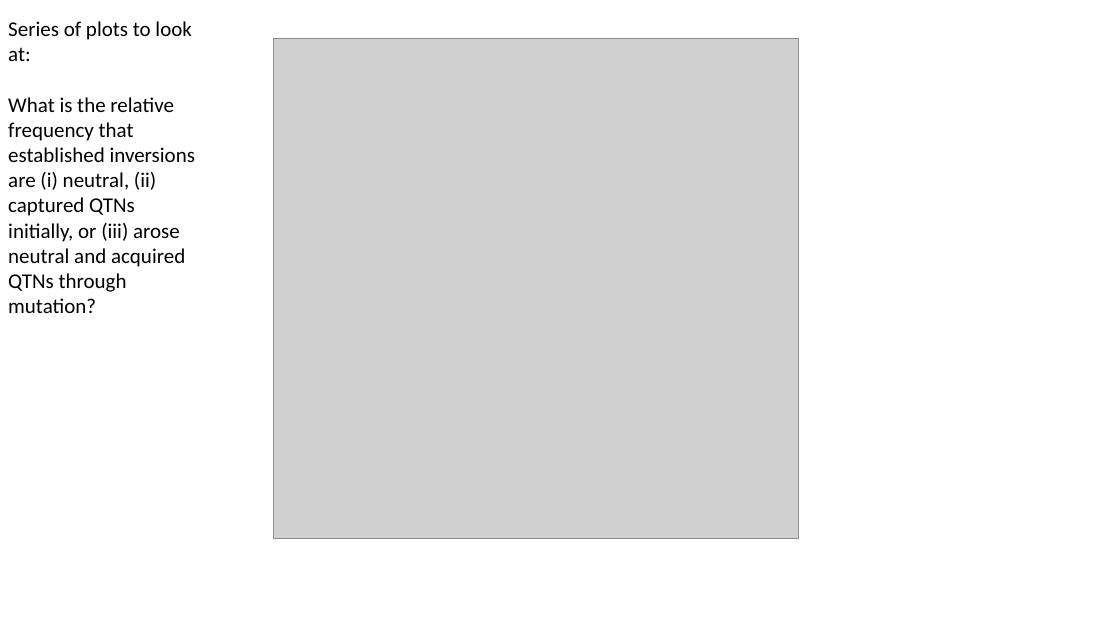
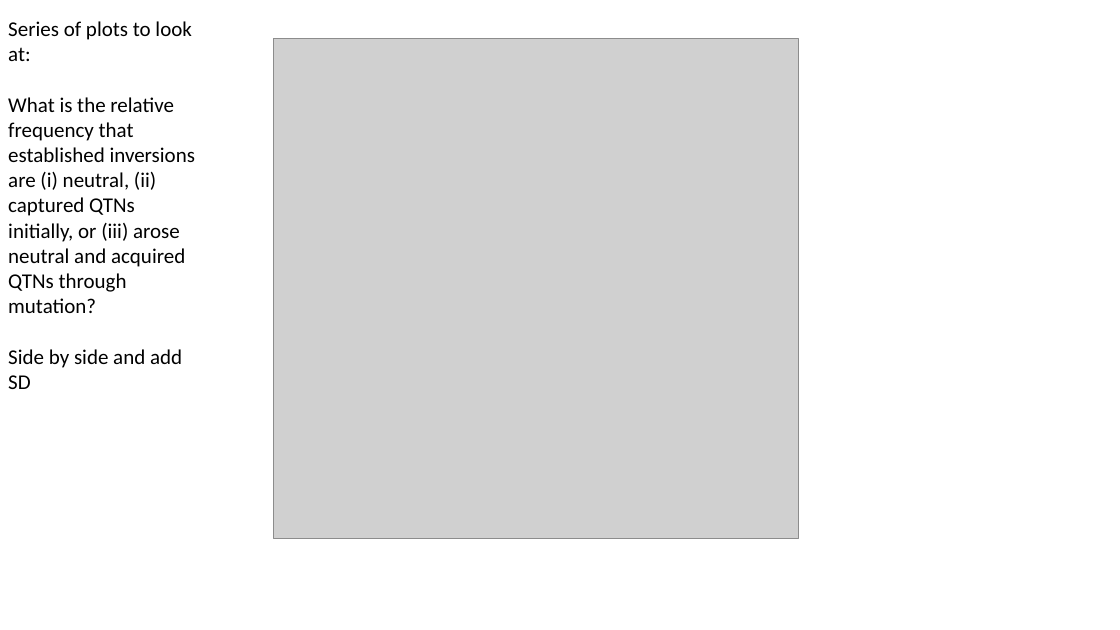
Before and after one commit to SaraSchaal/CoreSim_QTL, a slide deck: slide 3 of figures/Practice/InversionSimulation_playPlots.pptx. Drawn at 1120x630 pixels with LibreOffice and Linux fonts; fonts in the diff are those of the drawing; grey boxes stand for pictures. Boxes give left, top, right and bottom in pixels: in the first picture for what was removed or moved away, otherwise in the second. Text is boxed around its words. In the diff, an @@ line names an element or a change of style, - is before the commit and + after.

```diff
--- a/figures/Practice/InversionSimulation_playPlots.pptx
+++ b/figures/Practice/InversionSimulation_playPlots.pptx
@@ text at (8,349,182,389): paragraph added @@
+Side by side and add SD
```
Also in this commit, not shown: 2 other slides changed, 41 other files.
